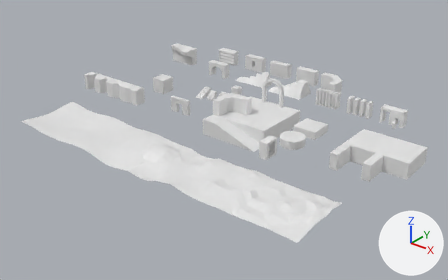
Before and after pictures for a commit that changed the Blender file Raw/demo.blend.
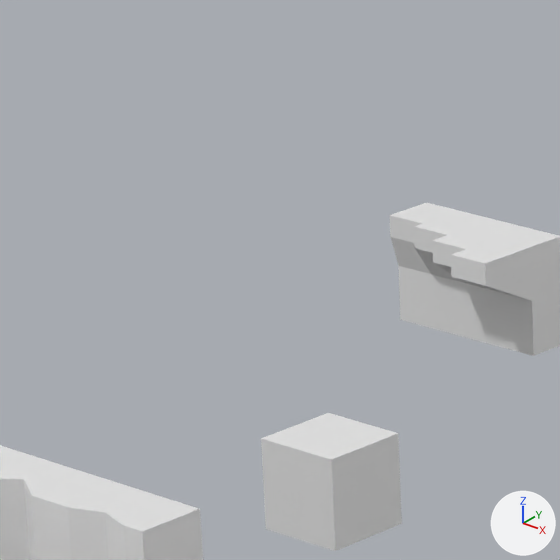
Each version appears first whole from a camera (50 mm lens) standing at (84.8, -119.4, 63.0) and looking at (-2.7, -10.1, -4.8), and next in a close-up on the part from 26% to 44% of the width and 5% to 34% of the height. Lighting does not change. The marker at lower right points along +X, +Y and +Z.

Script lines for the objects in view, before the commit:
```python
me_cube_017 = bpy.data.meshes.new('Cube.017')
me_cube_017.from_pydata(...)  # 64 vertices, 52 faces; spans x -4.0..4.0, y -4.0..1.0, z 0.0..5.0
me_cube_017.materials.append(mat_checker_dark_psd)  # its picture is missing
me_cube_019 = bpy.data.meshes.new('Cube.019')
me_cube_019.from_pydata(...)  # 80 vertices, 64 faces; spans x -7.5..12.5, y -1.7..1.3, z 0.0..4.0
me_cube_019.materials.append(mat_checker_dark_psd)  # its picture is missing
me_plane_006 = bpy.data.meshes.new('Plane.006')
me_plane_006.from_pydata(...)  # a box spanning x -2.0..2.0, y -2.0..2.0, z -2.0..2.0
me_plane_006.materials.append(mat_checker_dark_psd)  # its picture is missing
ob_demo_16 = bpy.data.objects.new('demo_16', me_cube_017)
ob_demo_16.location = (-39.0, 16.0, 1.0)
ob_demo_17 = bpy.data.objects.new('demo_17', me_cube_019)
ob_demo_17.location = (-38.0, -16.0, 1.0)
ob_demo_cube_01 = bpy.data.objects.new('demo_cube_01', me_plane_006)
ob_demo_cube_01.location = (-33.0, 0.0, 0.0)
```
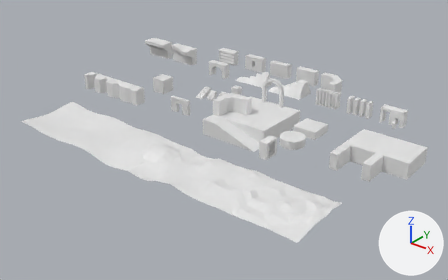
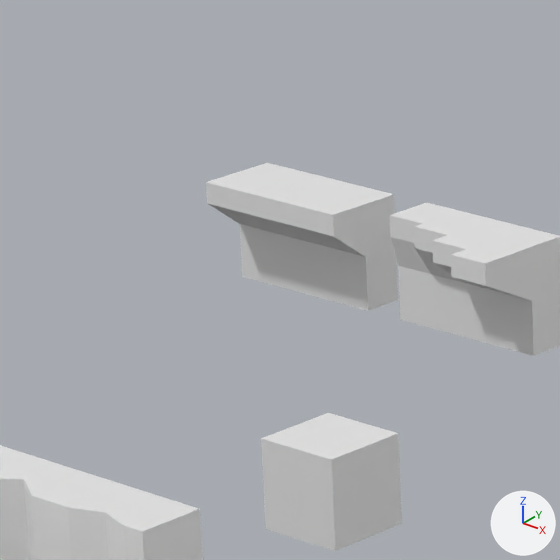
Pixel boxes [x1, y1, x2, y2] of what changed, in the close-ups (560 x 560 px):
'demo_18', added
    after: [206, 163, 398, 311]

The change, as a list of edits to the scene's bpy script:
```text
Add me_cube_018:
    me_cube_018.from_pydata([(4.0, 1.0, 4.0), (4.0, 1.0, 0.0), (4.0, -3.0, 4.0), (4.0, -1.0, 0.0), (-4.0, 1.0, 4.0), (-4.0, 1.0, 0.0), (-4.0, -3.0, 4.0), (-4.0, -1.0, 0.0), (4.0, 1.0, 2.54), (-4.0, 1.0, 2.54), (-4.0, -1.0, 2.54), (4.0, -1.0, 2.54), (4.0, -3.0, 5.0), (-4.0, -3.0, 5.0), (4.0, 1.0, 5.0), (-4.0, 1.0, 5.0)], [], [(11, 2, 6, 10), (8, 0, 2, 11), (9, 4, 0, 8), (10, 6, 4, 9), (7, 10, 9, 5), (5, 9, 8, 1), (1, 8, 11, 3), (3, 11, 10, 7), (0, 4, 15, 14), (14, 15, 13, 12), (4, 6, 13, 15), (6, 2, 12, 13), (2, 0, 14, 12)])
    me_cube_018.materials.append(mat_checker_dark_psd)  # its picture is missing
Add ob_demo_18:
    ob_demo_18 = bpy.data.objects.new('demo_18', me_cube_018)
    ob_demo_18.location = (-49.0, 16.0, 1.0)
```
